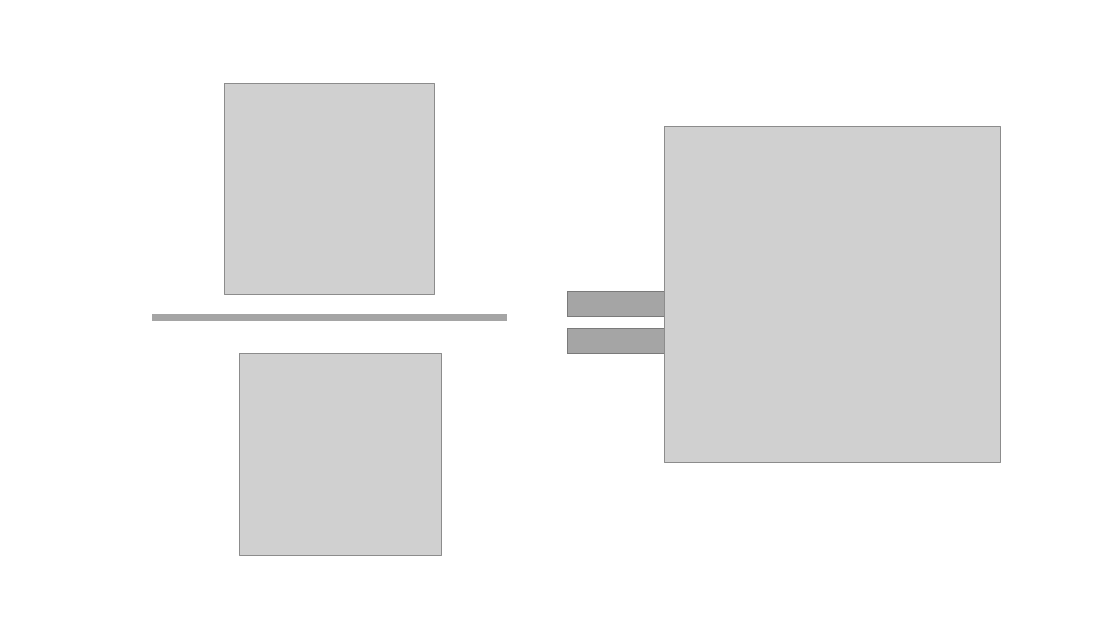
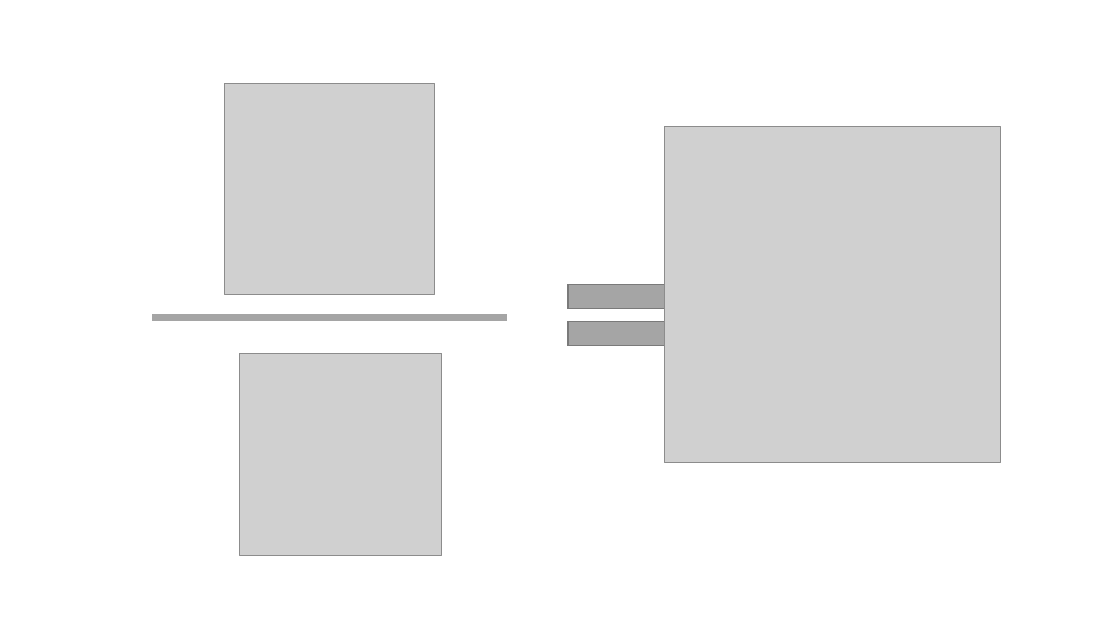
Before and after one commit to 1Jaroslav1/SAD_P1, a slide deck: slide 11 of Problem2/SAD_Problem_2.pptx. Drawn at 1120x630 pixels with LibreOffice and Linux fonts; fonts in the diff are those of the drawing; grey boxes stand for pictures. Boxes give left, top, right and bottom in pixels: in the first picture for what was removed or moved away, otherwise in the second. Text is boxed around its words. In the diff, an @@ line names an element or a change of style, - is before the commit and + after.

```diff
--- a/Problem2/SAD_Problem_2.pptx
+++ b/Problem2/SAD_Problem_2.pptx
@@ math equal: place and size @@
-math equal at <box>548,270,697,375</box>
+math equal at <box>549,263,697,368</box>
```
Also in this commit, not shown: 6 other slides changed, 2 slides added, 2 slides removed, 6 other files.
